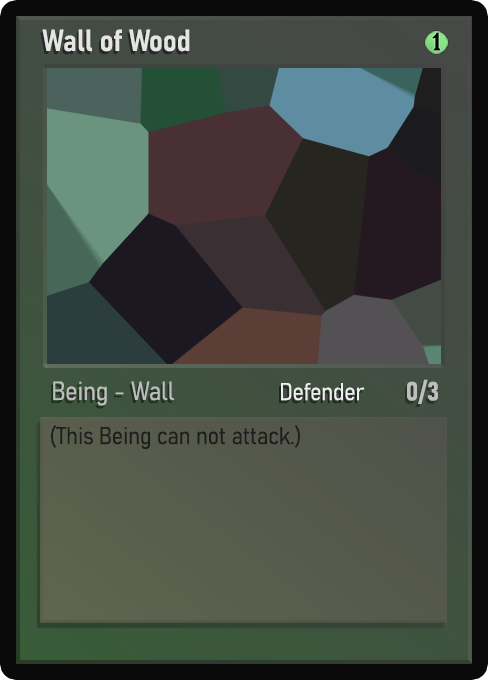
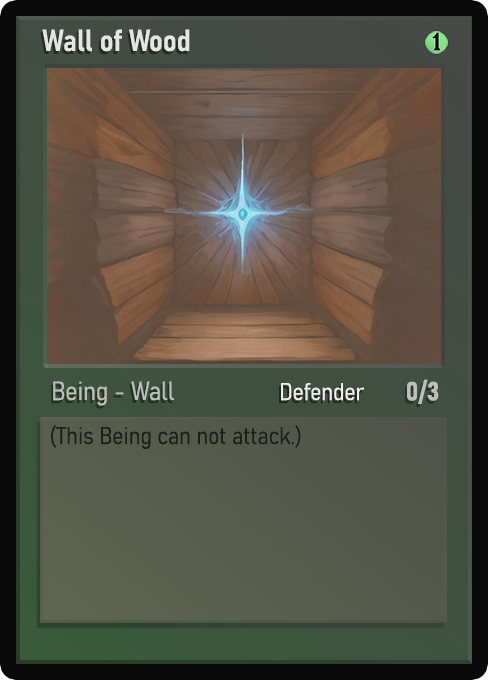
Layer changes from the first 488px x 680px image to the second:
painted on "Name" over [64, 29, 183, 52]
painted on "AtkDef" over [427, 381, 439, 401]
painted on "Class" over [53, 381, 160, 405]
painted on "Ability" over [289, 383, 354, 401]
painted on "Desc_norm" over [51, 425, 301, 449]
painted on "Artwork" over [47, 68, 441, 364]
